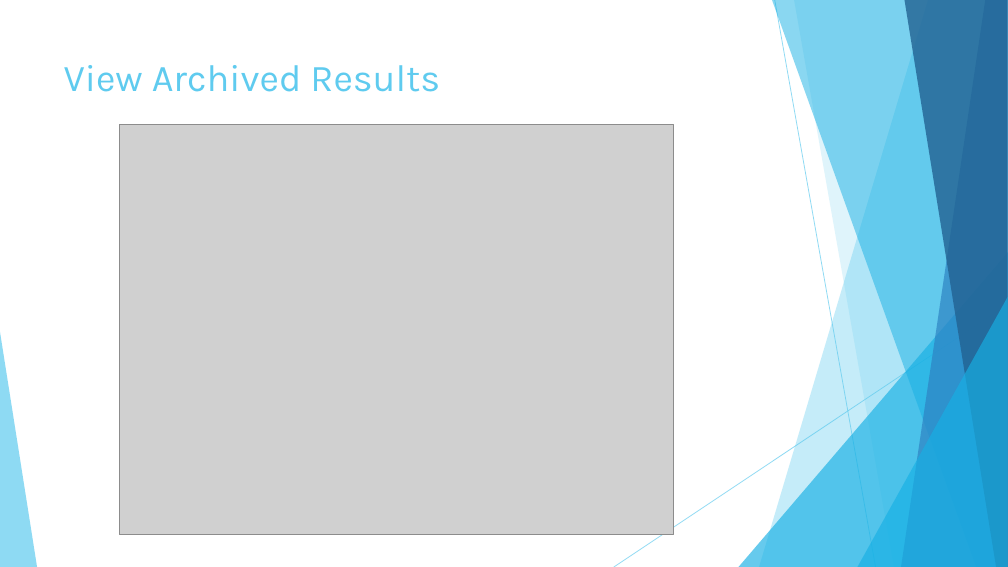
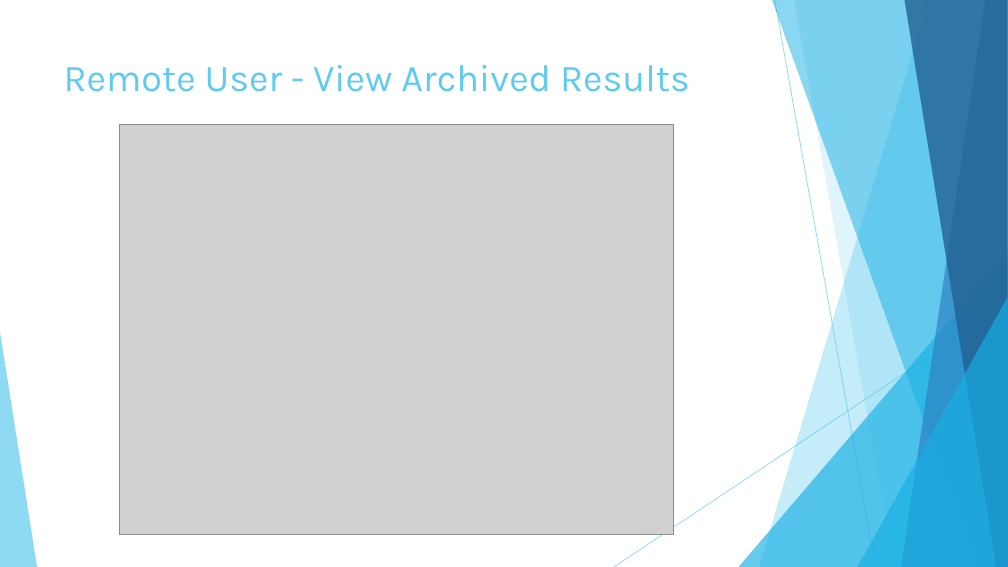
Before and after one commit to KodeFu/cse682, a slide deck: slide 44 of Test Framework Final Presentation.pptx. Drawn at 1008x567 pixels with LibreOffice and Linux fonts; fonts in the diff are those of the drawing; grey boxes stand for pictures. Boxes give left, top, right and bottom in pixels: in the first picture for what was removed or moved away, otherwise in the second. Text is boxed around its words. In the diff, an @@ line names an element or a change of style, - is before the commit and + after.

```diff
--- a/Test Framework Final Presentation.pptx
+++ b/Test Framework Final Presentation.pptx
@@ title at <box>64,65,690,92</box>: text changed @@
-View Archived Results
+Remote User - View Archived Results
```
Also in this commit, not shown: 9 other slides changed, 3 slides added, 1 other file.
